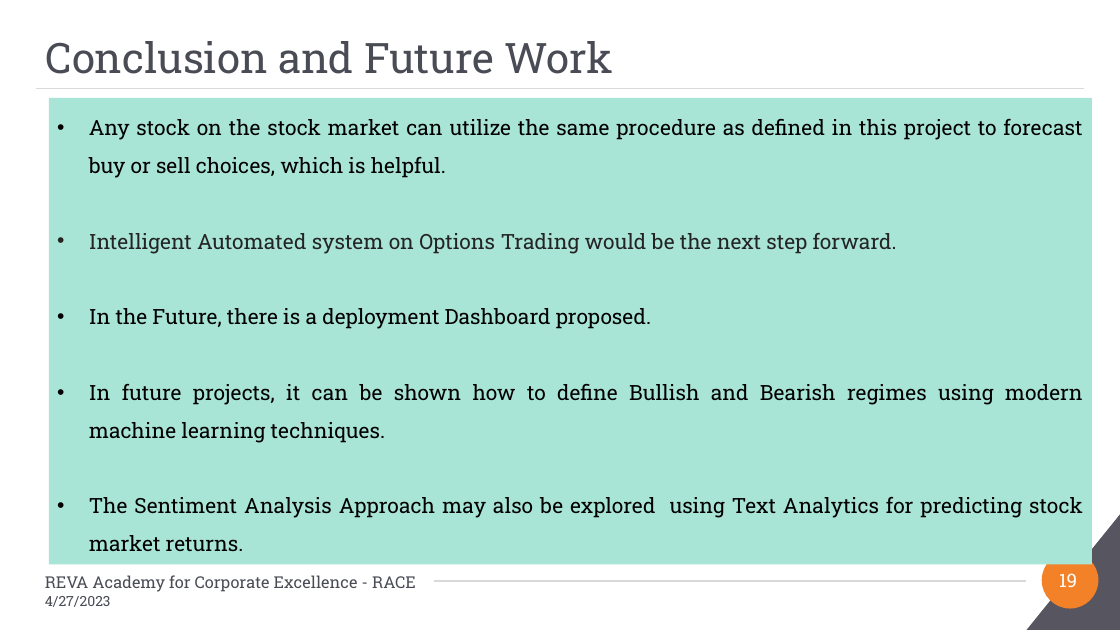
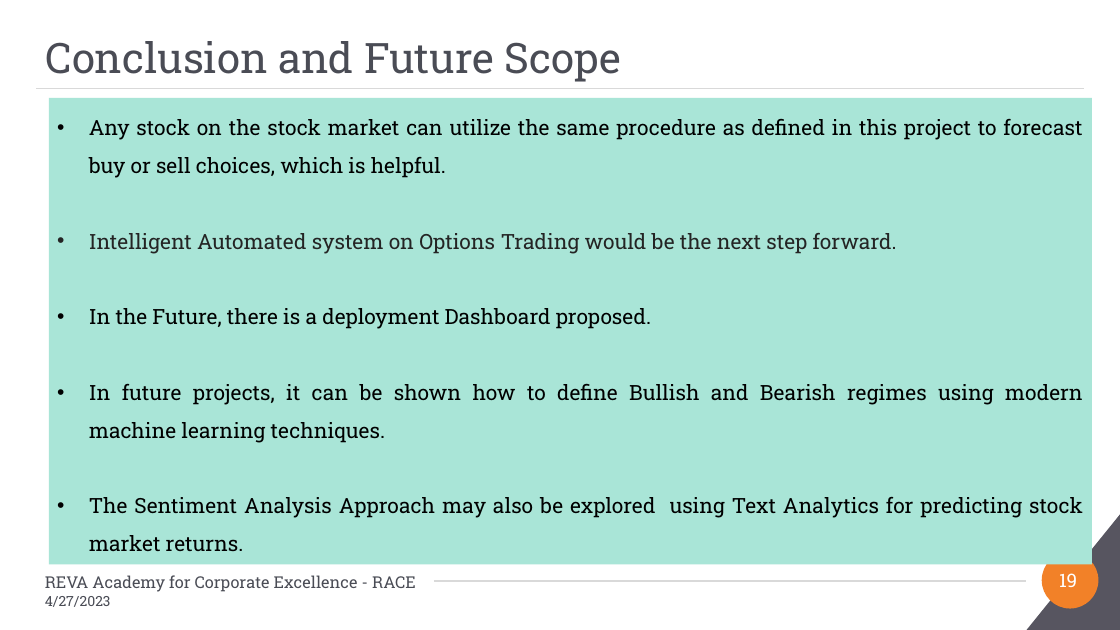
Before and after one commit to Embedded-org/ACCOMPLISHMENTS, a slide deck: slide 19 of RACE_CAPSTONE_PROJECT2/Conference_Paper2/PaperID-180_Direction Detection of Select Stocks with Machine Learning.pptx. Drawn at 1120x630 pixels with LibreOffice and Linux fonts; fonts in the diff are those of the drawing; background and template pictures are left out. Boxes give left, top, right and bottom in pixels: in the first picture for what was removed or moved away, otherwise in the second. Text is boxed around its words. In the diff, an @@ line names an element or a change of style, - is before the commit and + after.

```diff
--- a/RACE_CAPSTONE_PROJECT2/Conference_Paper2/PaperID-180_Direction Detection of Select Stocks with Machine Learning.pptx
+++ b/RACE_CAPSTONE_PROJECT2/Conference_Paper2/PaperID-180_Direction Detection of Select Stocks with Machine Learning.pptx
@@ title at <box>46,41,622,82</box>: text changed @@
-Conclusion and Future Work
+Conclusion and Future Scope
```
